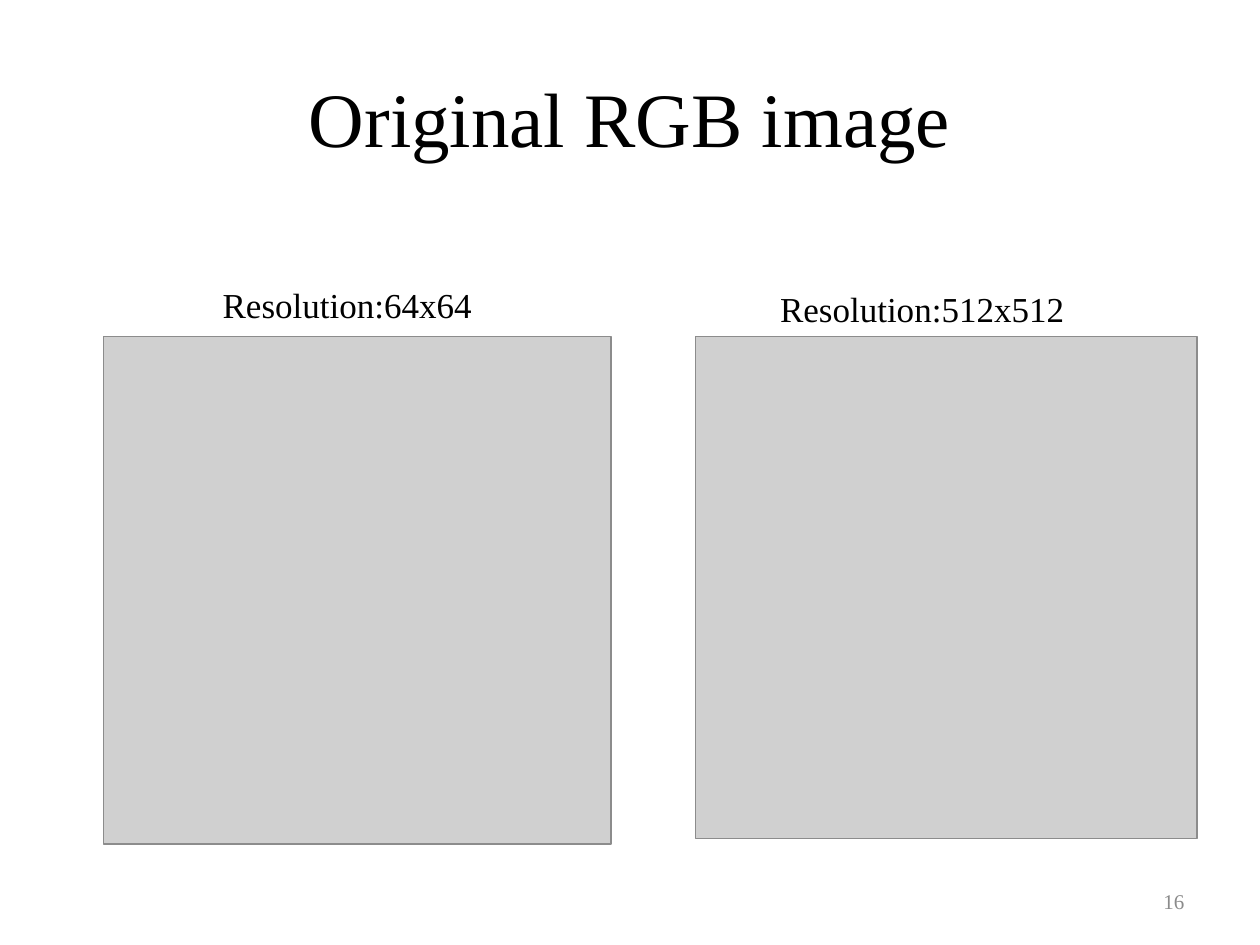
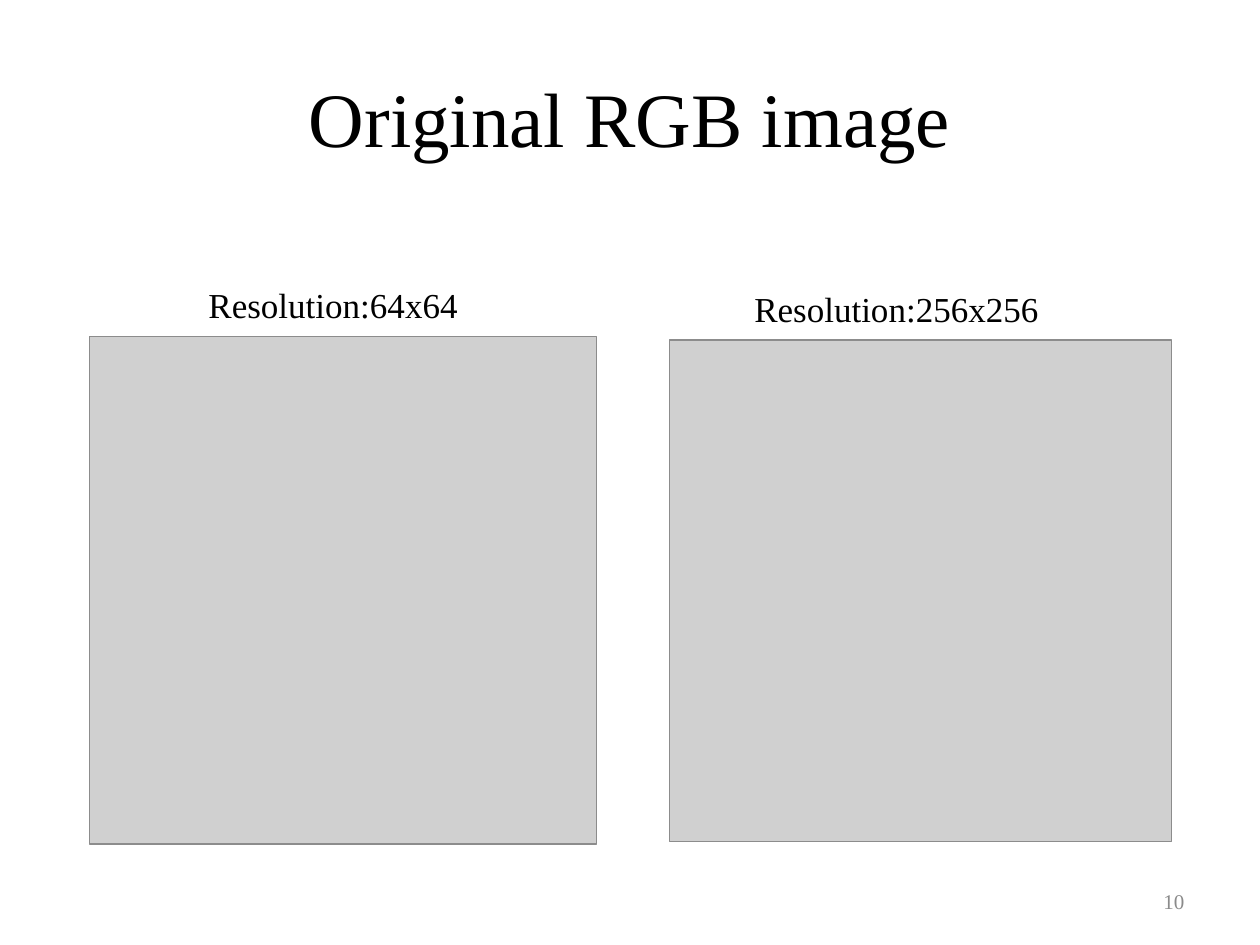
Before and after one commit to ttcpsntpc/Neumerical-Analysis, a slide deck: slide 10 of Lagrange interpolation/專題/專題決賽報告檔.pptx (slide 16 before the commit). Drawn at 1260x945 pixels with LibreOffice and Linux fonts; fonts in the diff are those of the drawing; grey boxes stand for pictures. Boxes give left, top, right and bottom in pixels: in the first picture for what was removed or moved away, otherwise in the second. Text is boxed around its words. In the diff, an @@ line names an element or a change of style, - is before the commit and + after.

```diff
--- a/Lagrange interpolation/專題/專題決賽報告檔.pptx
+++ b/Lagrange interpolation/專題/專題決賽報告檔.pptx
@@ text "Resolution:64x64": place and size @@
-text "Resolution:64x64" at bbox=[223, 293, 472, 319]
+text "Resolution:64x64" at bbox=[208, 293, 457, 319]
@@ text at bbox=[754, 297, 1038, 323]: text changed @@
-Resolution:512x512
+Resolution:256x256
@@ picture: place and size @@
-picture at bbox=[103, 336, 611, 844]
+picture at bbox=[89, 336, 597, 844]
@@ picture: place and size @@
-picture at bbox=[696, 336, 1197, 838]
+picture at bbox=[670, 340, 1172, 842]
@@ page number at bbox=[1163, 895, 1184, 909]: text changed @@
-16
+10
```
Also in this commit, not shown: 10 other slides changed, 6 slides added, 19 slides removed.
